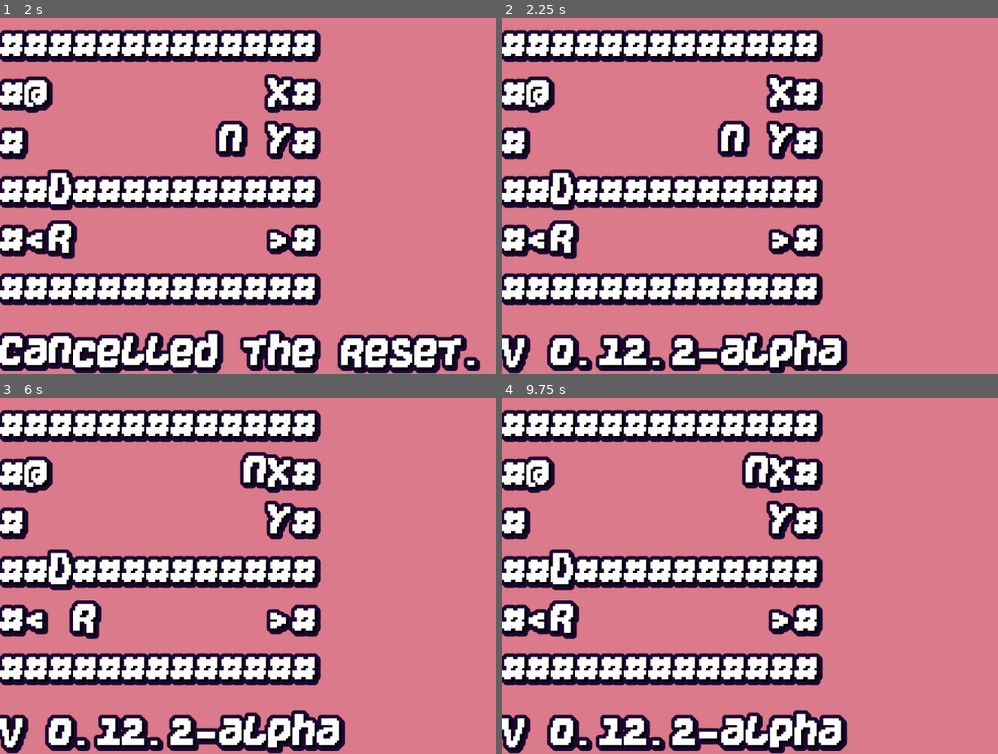
Above: before the commit, frames 1-4 (two rows, left to right).
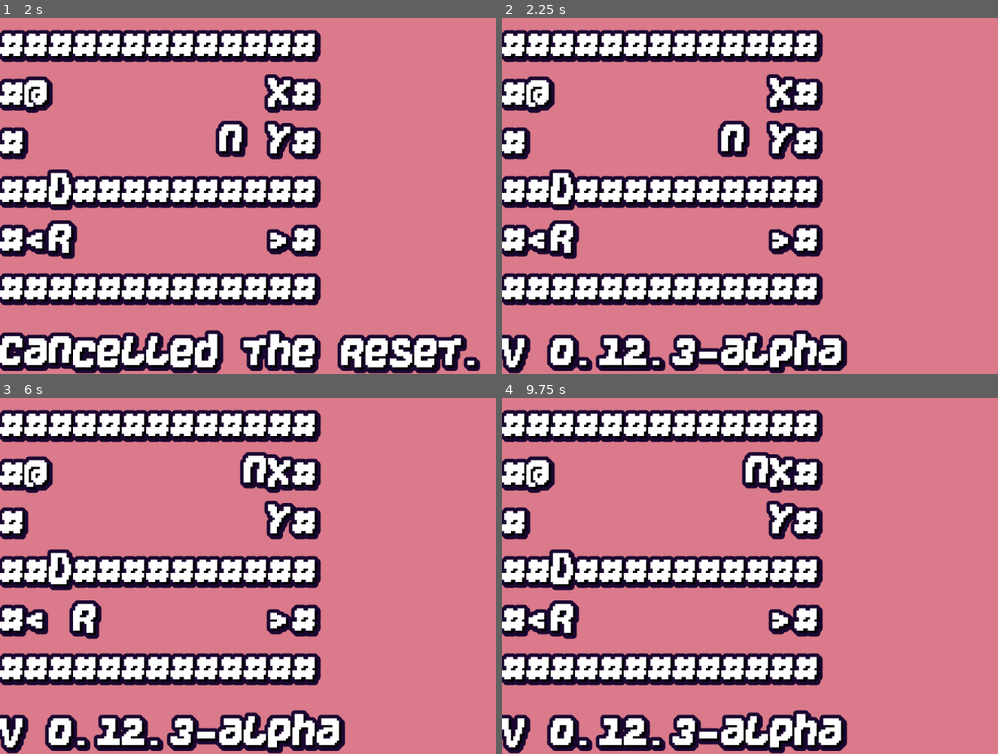
Above: after the commit, the same moments.

Repository: KaizNike/Defeating-User-Built-Dungeon
Game: Godot game, scene res://Main.tscn
The game is run twice, just before and just after one commit, with the same random seed, the same clock (stepped at 60 frames per second) and the same inputs.
Inputs (mouse positions are in pixels of both pictures, inside the frame that each line leads up to):
- Up to frame 1 (2 s): tap Enter at 0.5 s; move the mouse to (436, 178) at 0.52 s; hold Keypad 6 (fire_right) 0.53-1.28 s; hold X (fire) 0.53-1.28 s; tap R (reset) at 1.25 s; move the mouse to (183, 213) at 1.27 s; hold Keypad 2 (fire_down) from 1.28 s (still down); tap Z (use_scroll) at 1.35 s
- Up to frame 2 (2.25 s): tap R (reset) at 2 s; move the mouse to (869, 117) at 2.02 s; release Keypad 2 (fire_down) at 2.03 s; hold Keypad 6 (fire_right) from 2.03 s (still down); hold V (version_display) from 2.03 s (still down)
- Up to frame 3 (6 s): tap R (reset) at 2.75, 3.5, 4.25 s; move the mouse to (272, 647) at 2.77 s; release Keypad 6 (fire_right) at 2.78 s; release V (version_display) at 2.78 s; hold Keypad 8 (fire_up) 2.78-3.53 s; tap . (wait) at 2.85 s; move the mouse to (486, 629) at 3.52 s; hold Keypad 4 (fire_left) 3.53-5.03 s; tap Shift at 3.6 s; move the mouse to (124, 522) at 4.27 s; tap X (fire) at 4.35 s; move the mouse to (332, 576) at 5.02 s; hold Keypad 2 (fire_down) 5.03-5.78 s; hold Z (use_scroll) 5.03-5.78 s; move the mouse to (213, 487) at 5.77 s; hold Keypad 6 (fire_right) from 5.78 s (still down); tap V (version_display) at 5.85 s
- Up to frame 4 (9.75 s): move the mouse to (938, 558) at 6.52 s; release Keypad 6 (fire_right) at 6.53 s; hold Keypad 8 (fire_up) 6.53-7.28 s; hold . (wait) 6.53-7.28 s; move the mouse to (685, 593) at 7.27 s; hold Keypad 6 (fire_right) 7.28-8.03 s; tap Shift at 7.35 s; move the mouse to (869, 497) at 8.02 s; hold Keypad 2 (fire_down) 8.03-8.78 s; hold X (fire) 8.03-8.78 s; move the mouse to (774, 647) at 8.77 s; hold Keypad 4 (fire_left) 8.78-9.53 s; tap Z (use_scroll) at 8.85 s; move the mouse to (988, 629) at 9.52 s; hold Keypad 8 (fire_up) from 9.53 s (still down); hold V (version_display) from 9.53 s (still down)

Frame 1 is identical in both runs. In frame 2, 0.2% of the frame differs, in the area x 33-41%, y 88-100%; in frame 3, 0.2%; in frame 4, 0.2%.

Commit message:
v 0.12.3 Clarity Edition
Change level change text to be clearer.

Diff:
--- a/Defeating User Built Dungeon/Main.gd
+++ b/Defeating User Built Dungeon/Main.gd
@@ -2,8 +2,8 @@
 extends Node
 
 # Major, Minor, Patch
-var version = [0, 12, 2, "-alpha"]
-# Projectiles Wrapup
+var version = [0, 12, 3, "-alpha"]
+# Projectiles Wrapup (Clarity Edition)
 
 # Future ideas - Friendly or neutral mobs, ghosts (spawn in reused rooms where player died), Pets
 
@@ -392,8 +392,8 @@
 					return
 				index += 1
 			if currentRoom > -1:
-				levelLabel.text = "World is empty, you can't continue."
-				statusLabel.text = "Drag and drop a .txt"
+				levelLabel.text = "Drag and drop a .txt of the level or copy and paste."
+				statusLabel.text = "World is empty."
 				notiTimer.start()
 		return
 	_handle_move_input(event)
